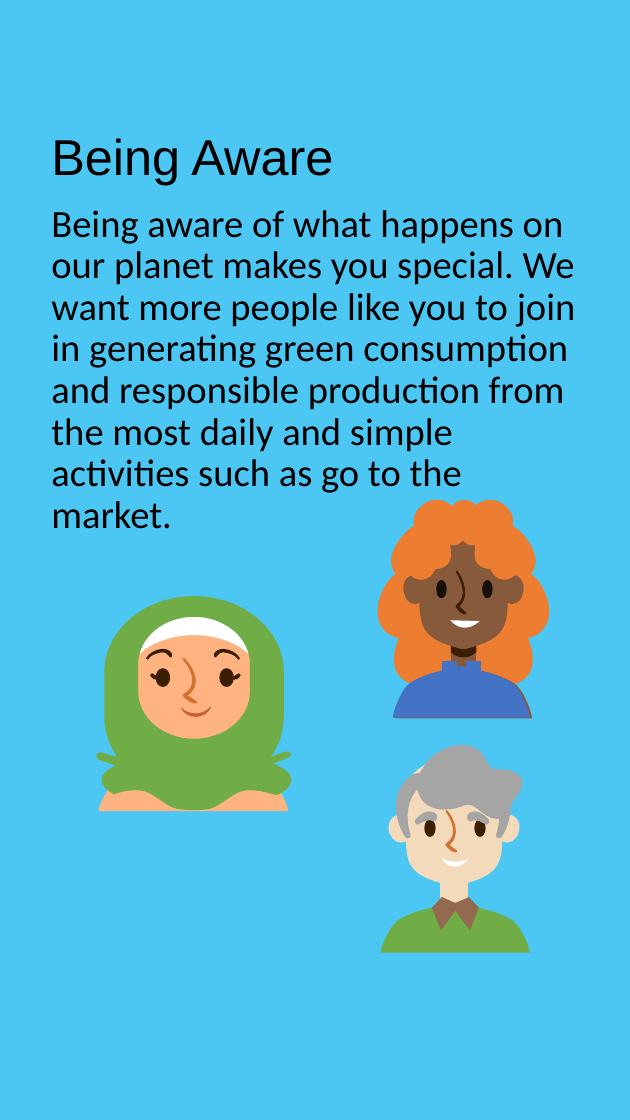
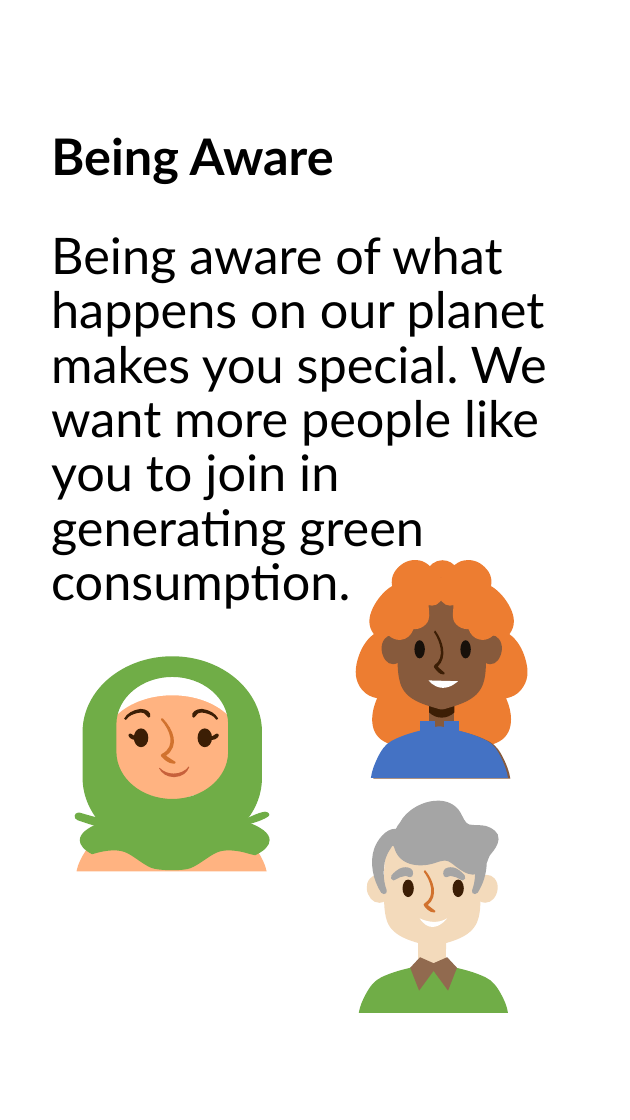
Before and after one commit to moralestomm/EkoGo, a slide deck: slide 6 of presentation.pptx. Drawn at 630x1120 pixels with LibreOffice and Linux fonts; fonts in the diff are those of the drawing. Boxes give left, top, right and bottom in pixels: in the first picture for what was removed or moved away, otherwise in the second. Text is boxed around its words. In the diff, an @@ line names an element or a change of style, - is before the commit and + after.

```diff
--- a/presentation.pptx
+++ b/presentation.pptx
@@ background #00B0F0 at 70% opacity to #FFFFFF at 70% opacity @@
@@ title "Being Aware" at (51,137,334,184): font Arial to Lato, bold on @@
@@ text at (51,237,547,609): text changed; size 34.4 to 45 pt; font Calibri to Lato @@
-Being aware of what happens on our planet makes you special. We want more people like you to join in generating green consumption and responsible production from the most daily and simple activities such as go to the market.
+Being aware of what happens on our planet makes you special. We want more people like you to join in generating green consumption.
@@ freeform shape: place and size @@
-freeform shape at (213,649,241,660)
+freeform shape at (190,710,219,720)
@@ 3 freeform shapes: place and size @@
-3 freeform shapes at (394,745,524,839)
+3 freeform shapes at (369,801,499,895)
@@ freeform shape: place and size @@
-freeform shape at (410,820,410,820)
+freeform shape at (387,881,387,881)
@@ 51 freeform shapes: place and size @@
-51 freeform shapes at (94,500,550,953)
+51 freeform shapes at (73,561,528,1014)
```
Also in this commit, not shown: 5 other slides changed, 34 other files.
